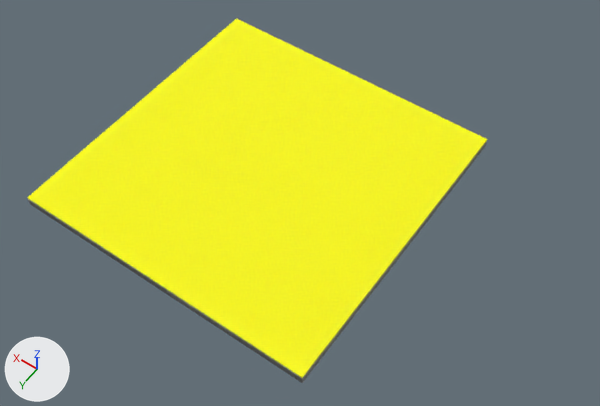
Renders of the OBJ model frontend/public/signs/Hộp đèn chibi 2 mặt LED viền 120 x120.obj from each side of a commit.
Both versions are drawn from a camera (50 mm lens) standing at (-0.658, 2.134, 2.361) and looking at (0.406, 0.644, 0.02). Every picture has the same lights, and +X, +Y and +Z are marked at lower left. The older version comes first. Where no turn or scale is listed for an object, it has been applied to the vertices. Vertices at exactly the same position are counted once.

Objects in the first picture: 'hop_den_chibi_2_mat_led_vien_120_x120'.
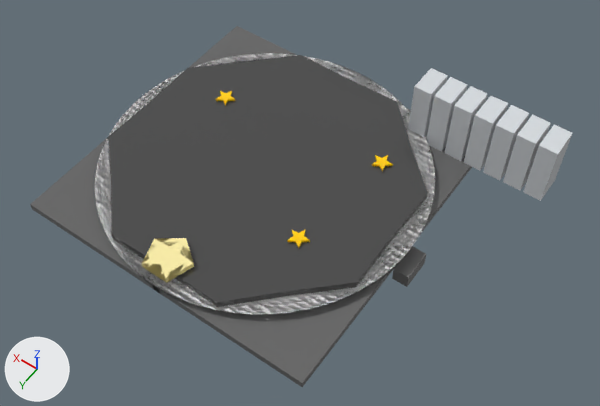
Boxes (x1, y1, x2, y2) around the edits, measured in the pictures (600 x 406 px; the box of a moved part takes in the faces that stretch with it):
'hop_den_chibi_2_mat_led_vien_120_x120', reshaped (18% wider)
    before: (27, 18, 487, 383)
    after: (30, 26, 573, 387)
part 1 of me_hop_den_chibi_2_mat_led_vien_120_x120, added
    after: (392, 246, 426, 287)
part 2 of me_hop_den_chibi_2_mat_led_vien_120_x120, moved or reshaped (not visible afterwards)
    before: (27, 18, 487, 378)
part 3 of me_hop_den_chibi_2_mat_led_vien_120_x120, added
    after: (523, 125, 573, 201)
part 4 of me_hop_den_chibi_2_mat_led_vien_120_x120, added
    after: (503, 115, 551, 190)
part 5 of me_hop_den_chibi_2_mat_led_vien_120_x120, added
    after: (483, 105, 529, 180)
part 6 of me_hop_den_chibi_2_mat_led_vien_120_x120, added
    after: (464, 96, 508, 170)
part 7 of me_hop_den_chibi_2_mat_led_vien_120_x120, added
    after: (445, 86, 488, 161)
part 8 of me_hop_den_chibi_2_mat_led_vien_120_x120, added
    after: (426, 77, 467, 152)
part 9 of me_hop_den_chibi_2_mat_led_vien_120_x120, added
    after: (408, 68, 448, 138)
part 10 of me_hop_den_chibi_2_mat_led_vien_120_x120, built on
    before: (28, 141, 487, 383)
    after: (31, 53, 472, 387)
part 11 of me_hop_den_chibi_2_mat_led_vien_120_x120, added
    after: (287, 229, 310, 248)
part 12 of me_hop_den_chibi_2_mat_led_vien_120_x120, added
    after: (216, 91, 235, 105)
part 13 of me_hop_den_chibi_2_mat_led_vien_120_x120, recoloured
    after: (30, 26, 470, 383)

Edits to the bpy script that builds the scene:
```text
Add mat_mat_222222:
    mat_mat_222222 = principled_material('Mat_222222')
    mat_mat_222222.base_color = (0.133, 0.133, 0.133)  # dark grey #666666
    mat_mat_222222.roughness = 0.0
Change me_hop_den_chibi_2_mat_led_vien_120_x120:
    remove me_hop_den_chibi_2_mat_led_vien_120_x120.from_pydata(...)  # 24 vertices, 44 faces; spans x 0.0..1.2, y 0.0..1.2, z 0.0..0.04
    add me_hop_den_chibi_2_mat_led_vien_120_x120.from_pydata(...)  # 3512 vertices, 8531 faces; spans x -0.286..1.22, y -0.03..1.21, z -0.09..0.254
    me_hop_den_chibi_2_mat_led_vien_120_x120 part 1: a new loose piece, a box spanning x -0.06..0.0, y 0.54..0.66, z -0.09..-0.03, in mat_mat_222222 (dark grey #666666)
    me_hop_den_chibi_2_mat_led_vien_120_x120 part 2: the loose piece of 8 vertices spanning x 0.0..1.2, y 0.0..1.2, z 0.035..0.04 is multiplied about its middle by the matrix ((0.0, 0.0, -0.003), (0.003, 0.0, 0.0), (0.0, -0.003, 0.0)), then moved by (-0.001, 0.01, -0.008), in mat_mat_ffffff (white #ffffff)
    me_hop_den_chibi_2_mat_led_vien_120_x120 part 3: a new loose piece, a box spanning x -0.286..-0.216, y 0.0..0.12, z 0.0..0.254, in mat_mat_b0b8c0 (light grey #d8dde1)
    me_hop_den_chibi_2_mat_led_vien_120_x120 part 4: a new loose piece, a box spanning x -0.204..-0.135, y 0.0..0.12, z 0.0..0.254, in mat_mat_b0b8c0 (light grey #d8dde1)
    me_hop_den_chibi_2_mat_led_vien_120_x120 part 5: a new loose piece, a box spanning x -0.122..-0.053, y 0.0..0.12, z 0.0..0.254, in mat_mat_b0b8c0 (light grey #d8dde1)
    me_hop_den_chibi_2_mat_led_vien_120_x120 part 6: a new loose piece, a box spanning x -0.041..0.029, y 0.0..0.12, z 0.0..0.254, in mat_mat_b0b8c0 (light grey #d8dde1)
    me_hop_den_chibi_2_mat_led_vien_120_x120 part 7: a new loose piece, a box spanning x 0.041..0.11, y 0.0..0.12, z 0.0..0.254, in mat_mat_b0b8c0 (light grey #d8dde1)
    me_hop_den_chibi_2_mat_led_vien_120_x120 part 8: a new loose piece, a box spanning x 0.122..0.192, y 0.0..0.12, z 0.0..0.254, in mat_mat_b0b8c0 (light grey #d8dde1)
    me_hop_den_chibi_2_mat_led_vien_120_x120 part 9: a new loose piece, a box spanning x 0.204..0.273, y 0.0..0.12, z 0.0..0.254, in mat_mat_b0b8c0 (light grey #d8dde1)
    me_hop_den_chibi_2_mat_led_vien_120_x120 part 10: 4 vertices removed from x 0.0..1.2, y 0.0..1.2, z 0.03; 3132 vertices added at x -0.02..1.22, y -0.03..1.21, z -0.03..0.085
    me_hop_den_chibi_2_mat_led_vien_120_x120 part 11: 20 vertices added at x 0.262..0.338, y 0.76..0.832, z 0.063..0.073
    me_hop_den_chibi_2_mat_led_vien_120_x120 part 12: 20 vertices added at x 0.882..0.958, y 0.38..0.452, z 0.063..0.073
    me_hop_den_chibi_2_mat_led_vien_120_x120 part 13: 2 faces spanning x 0.0..1.2, y 0.0..1.2, z 0.0 switch from mat_mat_808080 (grey #bcbcbc) to mat_mat_222222 (dark grey #666666)
    other edits to the shape of me_hop_den_chibi_2_mat_led_vien_120_x120 do not show in these pictures
    remove me_hop_den_chibi_2_mat_led_vien_120_x120.materials.append(mat_mat_ff0000)  # red #ff0000
    remove me_hop_den_chibi_2_mat_led_vien_120_x120.materials.append(mat_mat_ffff00)  # yellow #ffff00
    add me_hop_den_chibi_2_mat_led_vien_120_x120.materials.append(mat_mat_111111)  # dark grey #494949
    add me_hop_den_chibi_2_mat_led_vien_120_x120.materials.append(mat_mat_ffe066)  # beige #fff1aa
    add me_hop_den_chibi_2_mat_led_vien_120_x120.materials.append(mat_mat_ff9900)  # yellow #ffcb00
    add me_hop_den_chibi_2_mat_led_vien_120_x120.materials.append(mat_mat_b0b8c0)  # light grey #d8dde1
```
